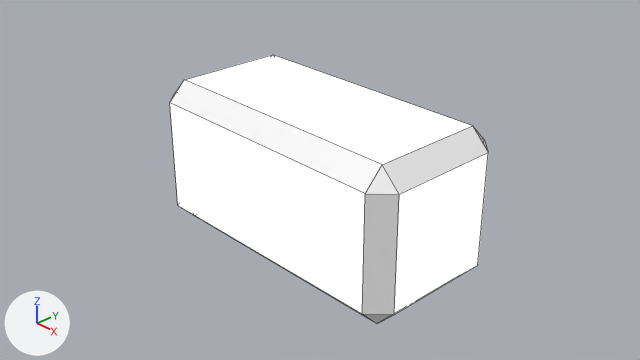
An edit to the Blender file CC_Blender/NoteBlock.blend, drawn before and after from the same camera.
Both versions are drawn from the file's camera 'Camera'. The axes (+X, +Y, +Z) are drawn at lower left. The lights are the same throughout. Mesh edges are drawn as thin lines.

The first picture shows 'Note Block'.
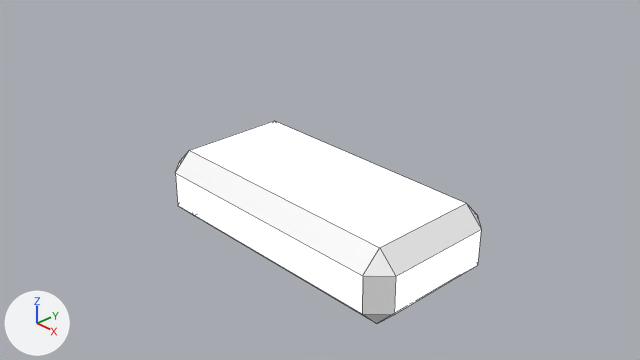
The newer file is also turned or shifted as a whole; pictures and numbers use the older file's frame.

Boxes (x1, y1, x2, y2) around the edits, measured in the pictures (640 x 360 px):
'Note Block', reshaped (25% shorter): before (170, 55, 488, 323); after (175, 121, 481, 323)

What the commit changed:
me_cube is used by ob_note_block; location (0.0, 0.0, 0.0); rotation (1.571, 1.571, 0.0), in degrees (90, 90, 0).
me_cube had 24 vertices, 26 faces and spanned x -1.0..1.0, y -2.0..2.0, z -1.0..1.0.
me_cube now has 32 vertices, 34 faces and spans x 0.0..1.0, y -2.0..2.0, z -1.0..1.0.
Part 1, on me_cube:
8 faces are deleted.
12 vertices in x -1.0..-0.75, y -2.0..2.0, z -1.0..1.0 move by (1.0, 0.0, 0.0).
8 vertices are added at x 0.75, y -2.0..2.0, z -1.0..1.0.
4 new faces join them, mat_color (white #ffffff).
12 new faces join them, mat_white (white #ffffff).
